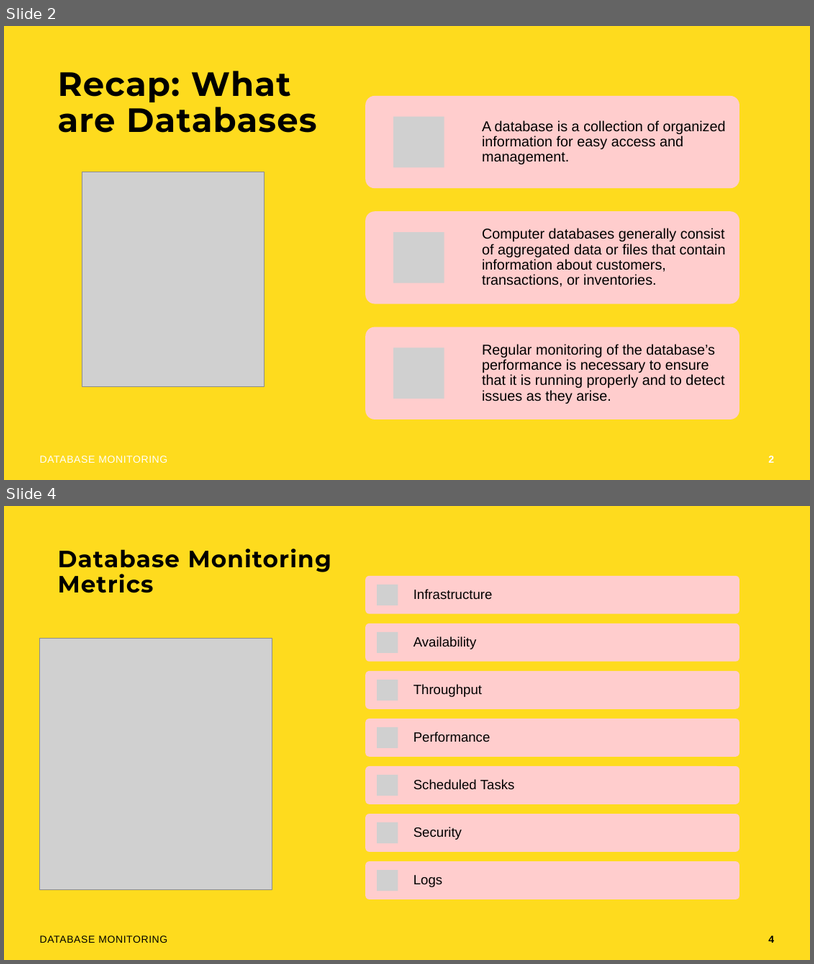
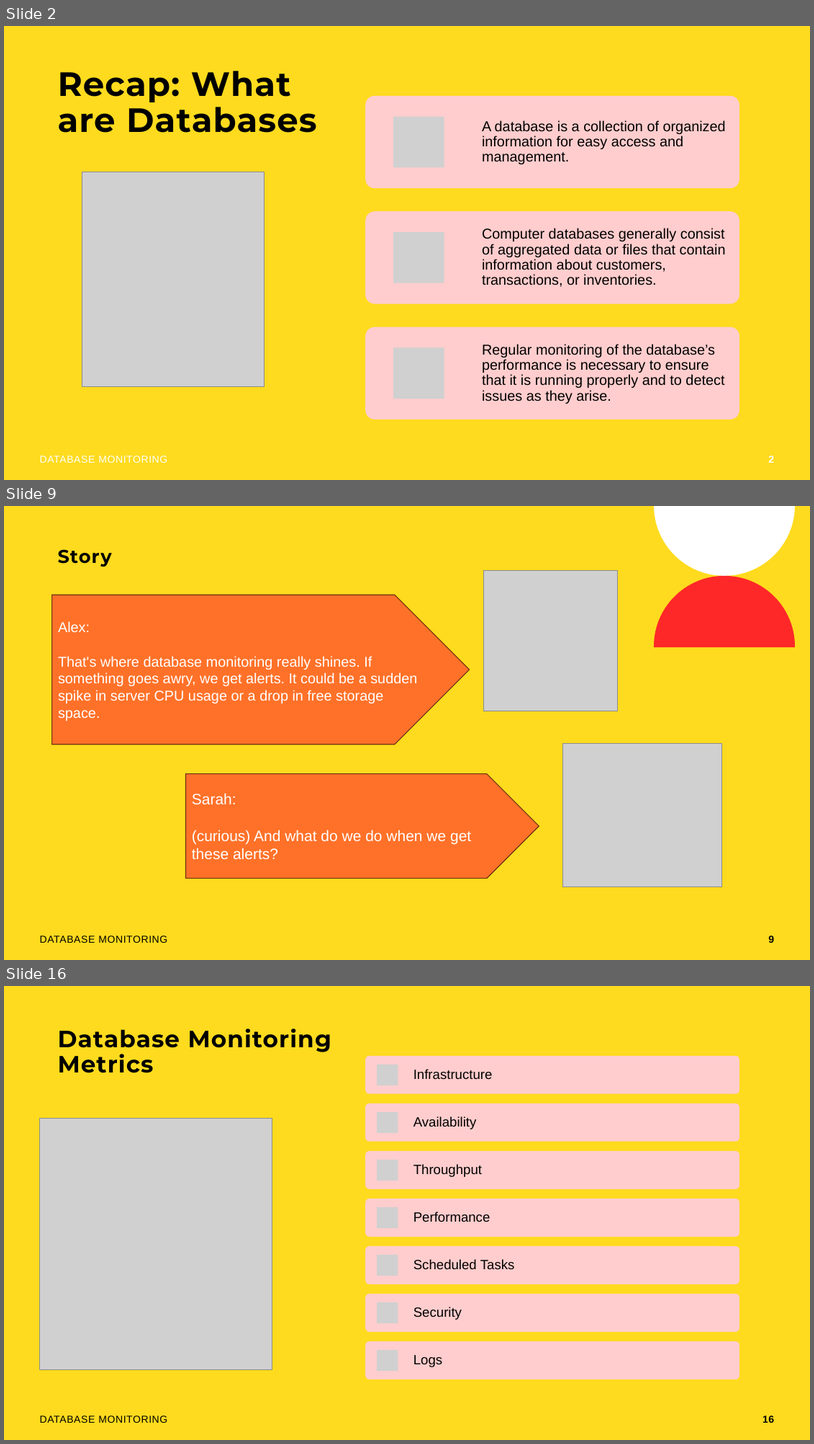
Before and after one commit to rolling-scopes-school/devops, a slide deck: modules/11. Monitoring/Database Monitoring.pptx. Shown one above the other, each under a label of ours: slides 2 and 4 before the commit, slides 2, 9 and 16 after it; the slides between them are not shown. The pictures are 814x964 and 814x1444 pixels, drawn with LibreOffice and Linux fonts; fonts in the diff are those of the drawing; grey boxes stand for pictures; background and template pictures are left out. Boxes give left, top, right and bottom in pixels: in the first picture for what was removed or moved away, otherwise in the second. Text is boxed around its words. In the diff, an @@ line names an element or a change of style, - is before the commit and + after.

```diff
--- a/modules/11. Monitoring/Database Monitoring.pptx
+++ b/modules/11. Monitoring/Database Monitoring.pptx
@@ slide 9 added at (4,506,810,960), background #FEDB1E @@
@@ freeform shape added at (654,506,795,576), fill #FFFFFF @@
@@ title added at (58,549,112,566), 22 pt, text #000000, bold @@
+Story
@@ picture added at (484,571,618,711) @@
@@ freeform shape added at (654,576,795,647), fill #FF2828 @@
@@ pentagon arrow added at (52,595,469,744), fill #FF7128, outline #703212 1 pt, 17 pt, text #FFFFFF @@
+Alex:
+That's where database monitoring really shines. If something goes awry, we get alerts. It could be a sudden spike in server CPU usage or a drop in free storage space.
@@ picture added at (563,743,722,886) @@
@@ pentagon arrow added at (186,773,540,878), fill #FF7128, outline #703212 1 pt, 18 pt, text #FFFFFF @@
+Sarah:
+(curious) And what do we do when we get these alerts?
@@ text added at (40,935,167,942), 12 pt, text #000000 @@
+DATABASE MONITORING
@@ page number added at (769,935,774,942), 12 pt, text #000000, bold @@
+9
@@ what was slide 4 is now slide 16 @@
@@ page number at (763,1415,774,1422): text changed @@
-4
+16
```
Also in this commit, not shown: 18 slides changed, 11 other slides added.
